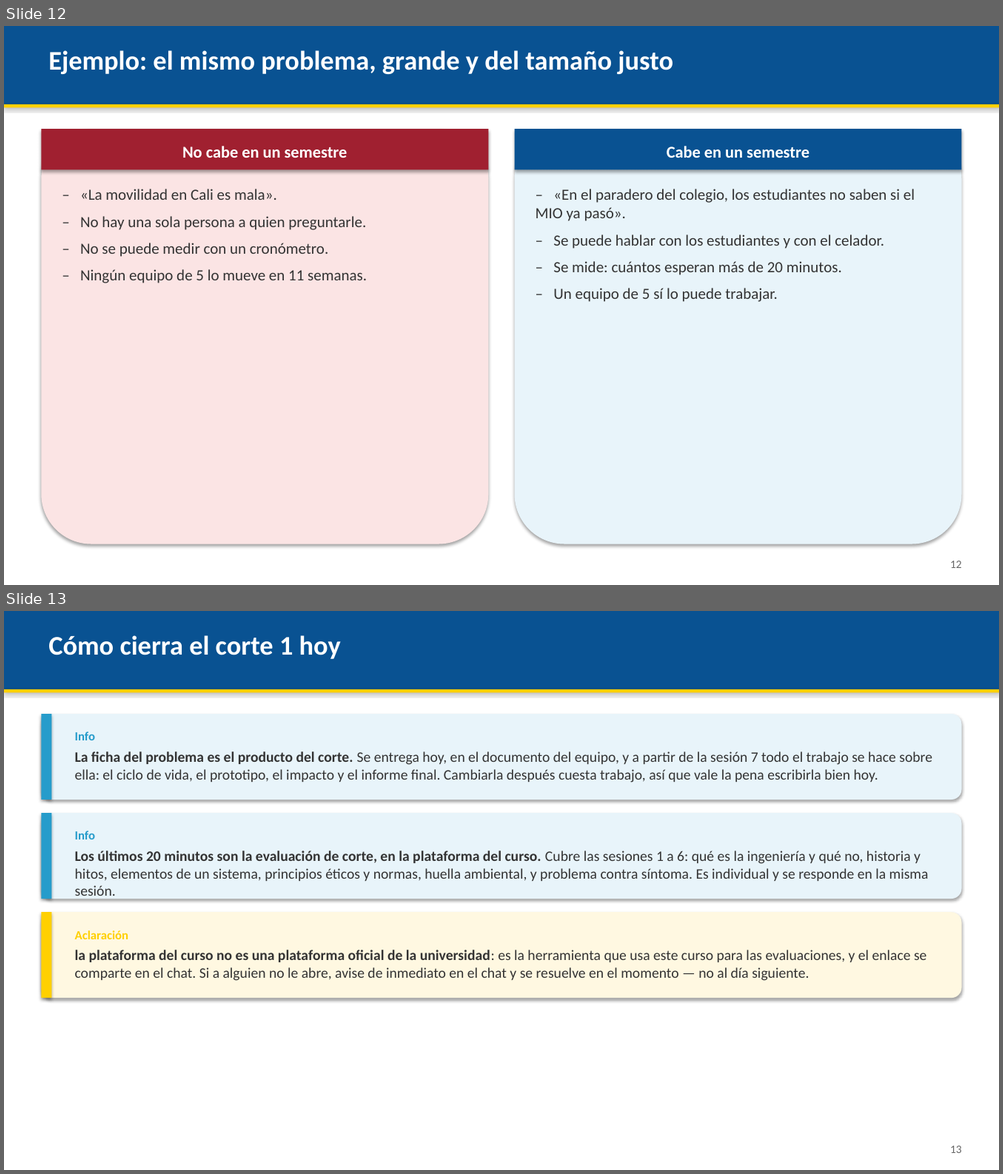
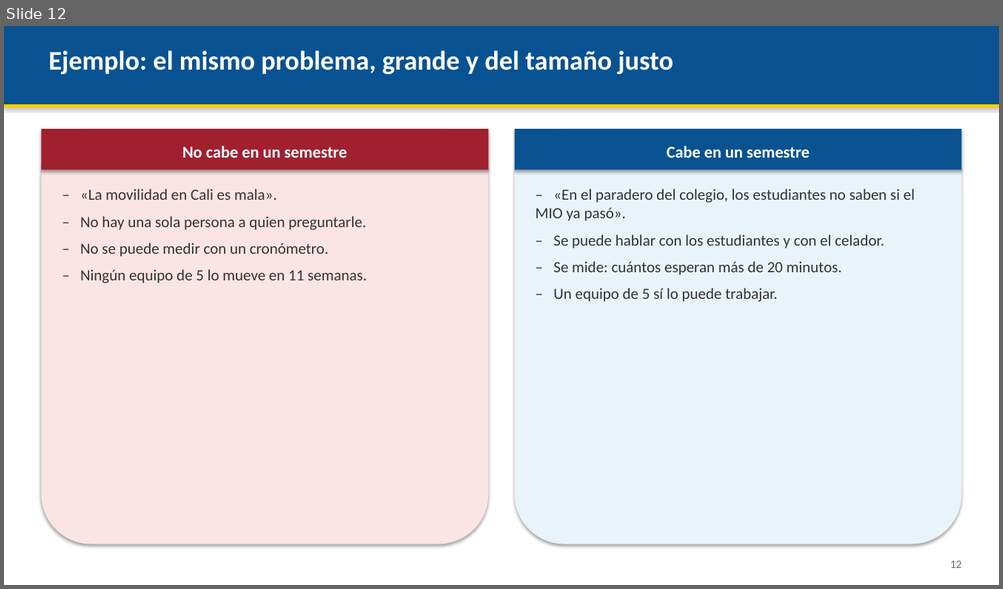
Before and after one commit to AndresDFX/UNIAJ, a slide deck: Introduccion a la Ingenieria/Clases/Clase 6 - Analisis de problemas tecnologicos del entorno/Presentacion.pptx. Shown one above the other, each under a label of ours: slides 12 and 13 before the commit, slide 12 after it. The pictures are 1003x1174 and 1003x589 pixels, drawn with LibreOffice and Linux fonts; fonts in the diff are those of the drawing. Boxes give left, top, right and bottom in pixels: in the first picture for what was removed or moved away, otherwise in the second. Text is boxed around its words. In the diff, an @@ line names an element or a change of style, - is before the commit and + after.

```diff
--- a/Introduccion a la Ingenieria/Clases/Clase 6 - Analisis de problemas tecnologicos del entorno/Presentacion.pptx
+++ b/Introduccion a la Ingenieria/Clases/Clase 6 - Analisis de problemas tecnologicos del entorno/Presentacion.pptx
@@ slide 13 removed at [4,611,999,1170], background #FFFFFF @@
@@ rectangle removed at [4,611,999,689] @@
@@ text removed at [48,635,341,659] @@
-Cómo cierra el corte 1 hoy
@@ rectangle removed at [4,689,999,692] @@
@@ rounded rectangle removed at [41,714,962,800] @@
@@ rectangle removed at [41,714,52,800] @@
@@ text removed at [75,732,932,783] @@
-Info
-La ficha del problema es el producto del corte. Se entrega hoy, en el documento del equipo, y a partir de la sesión 7 todo el trabajo se hace sobre ella: el ciclo de vida, el prototipo, el impacto y el informe final. Cambiarla después cuesta trabajo, así que vale la pena escribirla bien hoy.
@@ rounded rectangle removed at [41,813,962,899] @@
@@ rectangle removed at [41,813,52,899] @@
@@ text removed at [75,831,928,900] @@
-Info
-Los últimos 20 minutos son la evaluación de corte, en la plataforma del curso. Cubre las sesiones 1 a 6: qué es la ingeniería y qué no, historia y hitos, elementos de un sistema, principios éticos y normas, huella ambiental, y problema contra síntoma. Es individual y se responde en la misma sesión.
@@ rounded rectangle removed at [41,912,962,998] @@
@@ rectangle removed at [41,912,52,998] @@
@@ text removed at [75,931,926,981] @@
-Aclaración
-la plataforma del curso no es una plataforma oficial de la universidad: es la herramienta que usa este curso para las evaluaciones, y el enlace se comparte en el chat. Si a alguien no le abre, avise de inmediato en el chat y se resuelve en el momento — no al día siguiente.
@@ text removed at [950,1146,962,1153] @@
-13
```
Also in this commit, not shown: 1 slide changed, 12 other files.
